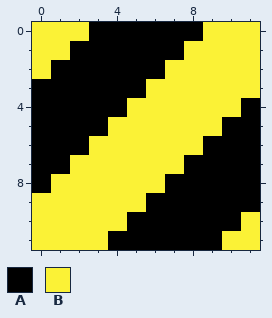
Edited in one commit: pixel-art file (src/assets/sprites/pcb/pcbZone.aseprite). That is the earlier state.
12x12 pixels, 1 frame.
Palette (. is transparent): A #000000  B #fbf236
New version:
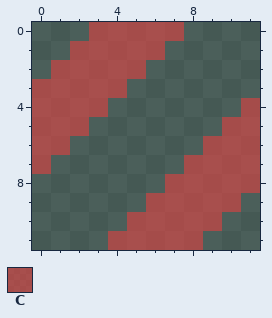
Colours new in this view: C #ac3232cb
Edits made:
Colour B changes from #fbf236 to #0000007f.
The edit turns colour A into colour B in row 0 at x 8; in row 1 at x 7; in row 2 at x 6; in row 3 at x 5; in row 4 at x 4; in row 5 at x 3.
The edit turns colour A into colour B in row 6 at x 2; in row 7 at x 1; in row 8 at x 0; in row 9 at x 11; in row 10 at x 10; in row 11 at x 9.
The edit turns colour A into colour C in row 0 at x 3 to 7; in row 1 at x 2 to 6; in row 2 at x 1 to 5; in row 3 at x 0 to 4; in row 4 at x 0 to 3 and 11; in row 5 at x 0 to 2 and 10 to 11.
The edit turns colour A into colour C in row 6 at x 0 to 1 and 9 to 11; in row 7 at x 0 and 8 to 11; in row 8 at x 7 to 11; in row 9 at x 6 to 10; in row 10 at x 5 to 9; in row 11 at x 4 to 8.
Boxes around the changes in both pictures, in picture pixels (x1, y1, x2, y2):
changed: (32, 22, 260, 250)
